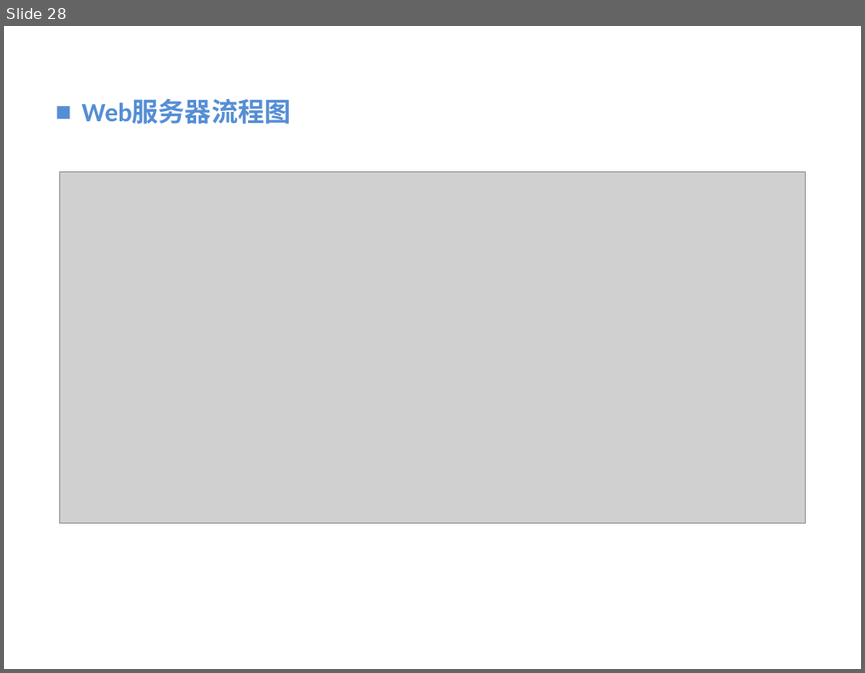
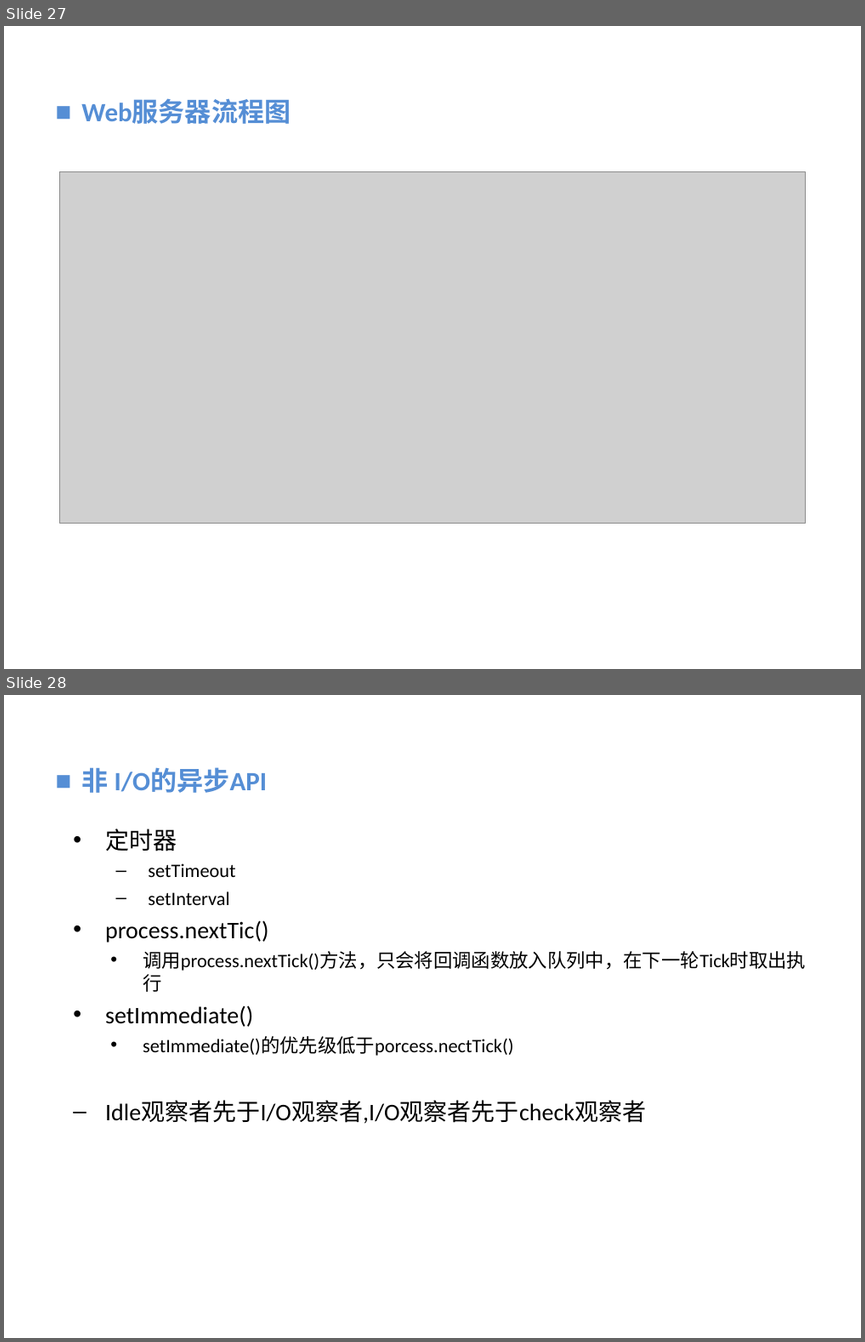
Before and after one commit to vaik/Documents, a slide deck: 我的分享/NodeJS基础概念理解.ppt. Shown one above the other, each under a label of ours: slide 28 before the commit, slides 27 and 28 after it. The pictures are 865x673 and 865x1342 pixels, drawn with LibreOffice and Linux fonts; fonts in the diff are those of the drawing; grey boxes stand for pictures; background and template pictures are left out. Boxes give left, top, right and bottom in pixels: in the first picture for what was removed or moved away, otherwise in the second. Text is boxed around its words. In the diff, an @@ line names an element or a change of style, - is before the commit and + after.

Commit message:
change
完善

```diff
--- a/我的分享/NodeJS基础概念理解.ppt
+++ b/我的分享/NodeJS基础概念理解.ppt
@@ slide 28 added at (x1=4, y1=695, x2=861, y2=1338), background picture (left out) @@
@@ text added at (x1=81, y1=767, x2=268, y2=793), 22.2 pt, text #558ED5, bold @@
+■ 非 I/O的异步API
@@ text added at (x1=105, y1=828, x2=806, y2=1123), 16 pt, text #000000 @@
+  • 定时器
+      – setTimeout
+      – setInterval
+  • process.nextTic()
+    • 调用process.nextTick()方法，只会将回调函数放入队列中，在下一轮Tick时取出执行
+  • setImmediate()
+    • setImmediate()的优先级低于porcess.nectTick()
+  – Idle观察者先于I/O观察者,I/O观察者先于check观察者
@@ what was slide 28 is now slide 27 @@
```
